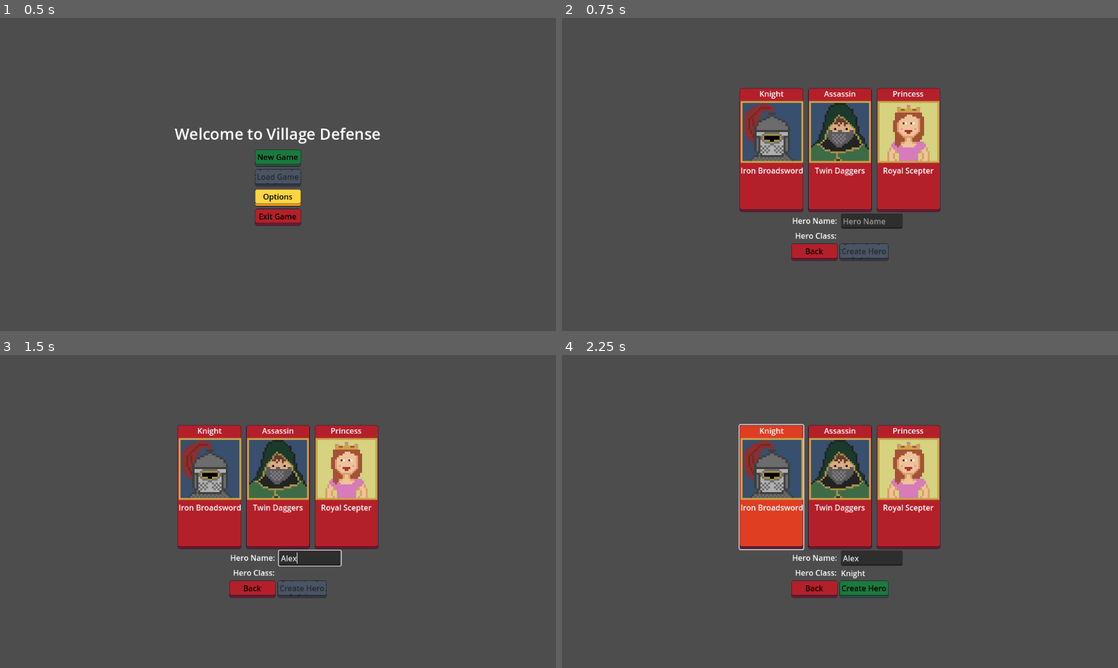
Above: before the commit, frames 1-4 (two rows, left to right).
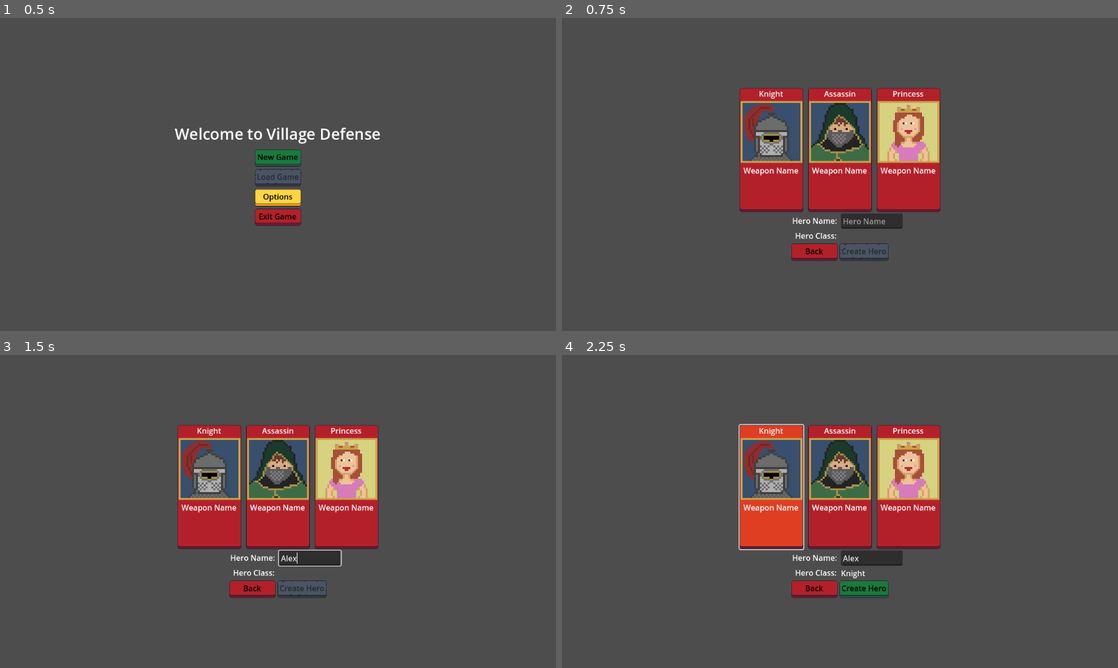
Above: after the commit, the same moments.

Repository: navtges3/PixelValley
Game: Godot game, scene res://scenes/ui/screens/main_menu_screen.tscn
The game is run twice, just before and just after one commit, with the same random seed, the same clock (stepped at 60 frames per second) and the same inputs.
Inputs (mouse positions are in pixels of both pictures, inside the frame that each line leads up to):
- Up to frame 1 (0.5 s): no input
- Up to frame 2 (0.75 s): click "New Game" at 0.5 s
- Up to frame 3 (1.5 s): click (311, 558) at 1.27 s; type "Alex" at 1.35 s
- Up to frame 4 (2.25 s): click (773, 486) at 2.02 s

Frame 1 is identical in both runs. In frame 2, 0.7% of the frame differs, in the area x 32-68%, y 23-51%; in frame 3, 0.7%; in frame 4, 0.7%.
Error after the commit: Invalid access to property or key 'name' on a base object of type 'Nil'. (res://scripts/ui/components/hero_preview.gd:24)

Commit message:
Changed inventory.weapon to inventory.equipped_weapon

Diff:
--- a/autoload/save_manager.gd
+++ b/autoload/save_manager.gd
@@ -120,7 +120,7 @@
 static func _get_inventory_data(inventory: Inventory) -> Dictionary:
 	var inventory_data = {
 		gold = inventory.gold,
-		weapon = inventory.weapon.resource_path,
+		equipped_weapon = inventory.equipped_weapon.resource_path,
 		potions = []
 	}
 	for item_stack in inventory.potions:
@@ -133,9 +133,9 @@
 static func _load_inventory(data: Dictionary) -> Inventory:
 	var inventory = Inventory.new()
 	inventory.gold = data.get("gold", 0)
-	var weapon_path = data.get("weapon", "")
+	var weapon_path = data.get("equipped_weapon", "")
 	if weapon_path != "":
-		inventory.weapon = load(weapon_path)
+		inventory.equipped_weapon = load(weapon_path)
 	for potion_data in data.get("potions", []):
 		var potion_path = potion_data.get("potion", "")
 		var count = potion_data.get("count", 1)
--- a/scripts/characters/hero.gd
+++ b/scripts/characters/hero.gd
@@ -38,6 +38,6 @@
 func update_cooldown() -> void:
 	if self.rest_cooldown > 0:
 		self.rest_cooldown -= 1
-	for ability in inventory.weapon.abilities:
+	for ability in inventory.equipped_weapon.abilities:
 		if ability.current_cooldown > 0:
 			ability.current_cooldown -= 1
--- a/scripts/characters/inventory.gd
+++ b/scripts/characters/inventory.gd
@@ -2,7 +2,7 @@
 class_name Inventory
 
 @export var gold: int = 0
-@export var weapon: Weapon
+@export var equipped_weapon: Weapon
 @export var potions: Array[ItemStack]
 
 func use_potion(potion_stack: ItemStack) -> Array[Effect]:
--- a/scripts/systems/shop_manager.gd
+++ b/scripts/systems/shop_manager.gd
@@ -26,7 +26,7 @@
 		if item_stack_selected.item is Potion:
 			hero.inventory.add_potion(item_stack_selected.item.duplicate(true), amount)
 		elif item_stack_selected.item is Weapon:
-			shop.add_item(hero.inventory.weapon)
-			hero.inventory.weapon = item_stack_selected.item
+			shop.add_item(hero.inventory.equipped_weapon)
+			hero.inventory.equipped_weapon = item_stack_selected.item
 		shop.remove_item(item_stack_selected.item, amount)
 		emit_signal("hero_updated", hero)
--- a/scripts/ui/components/hero_preview.gd
+++ b/scripts/ui/components/hero_preview.gd
@@ -21,4 +21,4 @@
 		return
 	$VBoxContainer/ClassNameLabel.text = hero.hero_class
 	$VBoxContainer/Portrait.texture = hero.portrait
-	$VBoxContainer/WeaponLabel.text = hero.inventory.weapon.name
+	$VBoxContainer/WeaponLabel.text = hero.inventory.equipped_weapon.name
--- a/scripts/ui/components/hero_ui.gd
+++ b/scripts/ui/components/hero_ui.gd
@@ -41,7 +41,7 @@
 	defense_label.text = "Def: " + str(hero.stat_block.defense)
 	resistance_label.text = "Res: " + str(hero.stat_block.resistance)
 	gold_label.text = "Gold: " + str(hero.inventory.gold)
-	weapon_label.text = hero.inventory.weapon.name
+	weapon_label.text = hero.inventory.equipped_weapon.name
 
 func _update_health_bar():
 	var value = hero.stat_block.current_hp
--- a/scripts/ui/screens/battle_screen.gd
+++ b/scripts/ui/screens/battle_screen.gd
@@ -75,7 +75,7 @@
 		item_button.button_pressed = false
 		option_list.visible = true
 		empty_option_list()
-		for ability: Ability in hero.inventory.weapon.abilities:
+		for ability: Ability in hero.inventory.equipped_weapon.abilities:
 			var btn = create_ability_button(ability)
 			option_list.add_child(btn)
 	else:
